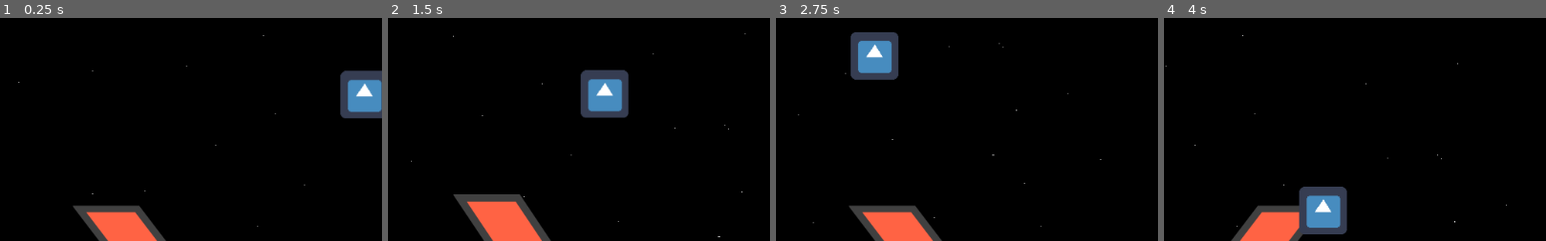
Above: before the commit, frames 1-4 (left to right).
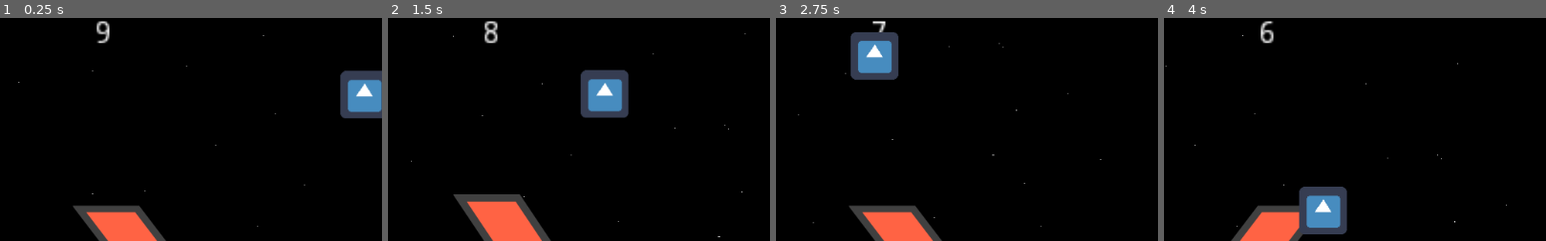
Above: after the commit, the same moments.

Repository: Rathenix/SquidStation
Game: Godot game, scene res://scenes/infinite_level.tscn
Two runs of this game, one before a commit and one after it. Both use one fixed random seed, a clock stepped at 60 frames per second and the inputs below. This scene is started directly instead of the project's main scene. The engine's default icon, where the game draws it, is replaced by a stand-in: a white triangle on a blue panel in a dark square.
Inputs:
- Up to frame 1 (0.25 s): no input
- Up to frame 2 (1.5 s): hold Right (ui_right) 0.53-1.28 s; hold Down (ui_down) from 1.28 s (still down)
- Up to frame 3 (2.75 s): release Down (ui_down) at 2.03 s; hold Right (ui_right) from 2.03 s (still down)
- Up to frame 4 (4 s): release Right (ui_right) at 2.78 s; hold Up (ui_up) 2.78-3.53 s; hold Left (ui_left) from 3.53 s (still down)
The pictures show only the part of the screen within x 35-85%, y 0-50%; the shares and areas given below are measured in that part.

The runs differ from the first frame. In frame 1, 0.3% of the frame differs, in the area x 25-29%, y 1-12%; in frame 2, 0.3%; in frame 3, 0.1%; in frame 4, 0.3%.
Error in both runs: Invalid call. Nonexistent function '_set_playing' in base 'AnimatedSprite'. (res://scripts/player.gd:20)

Commit message:
added a game timer scene that follows the player and a game_over function in Game.gd that just passes on timer timeout

Diff:
--- /dev/null
+++ b/scenes/game_timer.tscn
@@ -0,0 +1,16 @@
+[gd_scene load_steps=2 format=2]
+
+[ext_resource path="res://scripts/game_timer.gd" type="Script" id=1]
+
+[node name="game_timer" type="Label"]
+pause_mode = 1
+margin_right = 20.0
+margin_bottom = 14.0
+rect_scale = Vector2( 2, 2 )
+text = "0.0"
+script = ExtResource( 1 )
+
+[node name="Timer" type="Timer" parent="."]
+one_shot = true
+
+[connection signal="timeout" from="Timer" to="." method="_on_Timer_timeout"]
--- a/scenes/player.tscn
+++ b/scenes/player.tscn
@@ -1,7 +1,8 @@
-[gd_scene load_steps=7 format=2]
+[gd_scene load_steps=8 format=2]
 
 [ext_resource path="res://images/player_idle.png" type="Texture" id=1]
 [ext_resource path="res://scripts/player.gd" type="Script" id=2]
+[ext_resource path="res://scenes/game_timer.tscn" type="PackedScene" id=3]
 
 [sub_resource type="AtlasTexture" id=1]
 flags = 4
@@ -46,3 +47,10 @@
 
 [node name="Camera2D" type="Camera2D" parent="."]
 current = true
+
+[node name="Game Timer" parent="." instance=ExtResource( 3 )]
+margin_left = -60.0
+margin_top = -598.0
+margin_right = -40.0
+margin_bottom = -584.0
+rect_scale = Vector2( 6, 6 )
--- a/scripts/Game.gd
+++ b/scripts/Game.gd
@@ -25,6 +25,7 @@
 
 var menu_preload = preload("res://scenes/menu.tscn")
 var menu
+var Game_Timer = 10.0
 
 func _ready():
 	set_pause_mode(Node.PAUSE_MODE_PROCESS)
@@ -44,3 +45,9 @@
 func close_menu():
 	menu.queue_free()
 	get_tree().paused = false
+
+func set_timer(current_game_time):
+	Game_Timer = current_game_time
+
+func game_over():
+	pass
--- /dev/null
+++ b/scripts/game_timer.gd
@@ -0,0 +1,14 @@
+extends Label
+
+onready var time_left = Game.Game_Timer
+
+func _ready():
+	set_text(str(int(time_left)))
+	$Timer.start(time_left)
+
+func _process(delta):
+	set_text(str(int($Timer.time_left)))
+	Game.set_timer($Timer.time_left)
+
+func _on_Timer_timeout():
+	Game.game_over()
